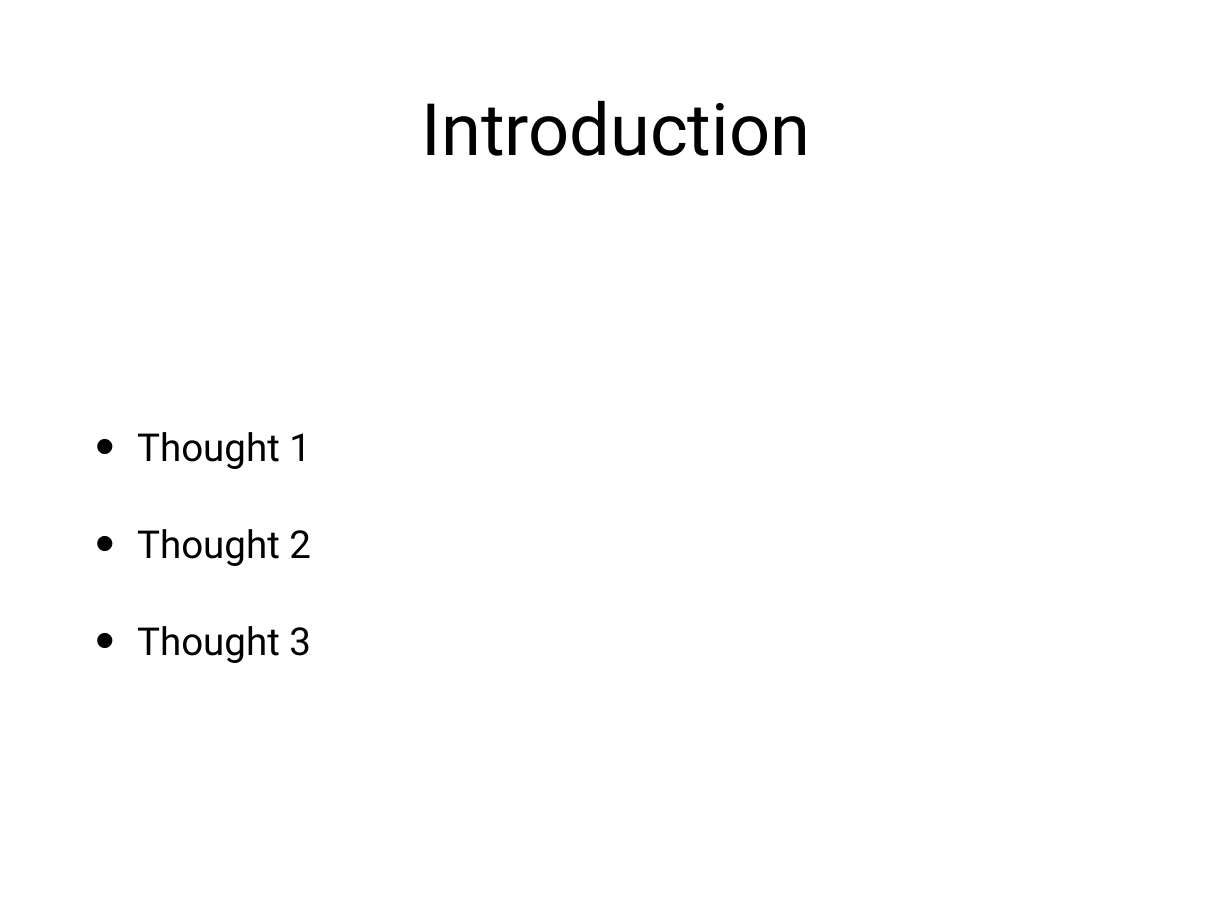
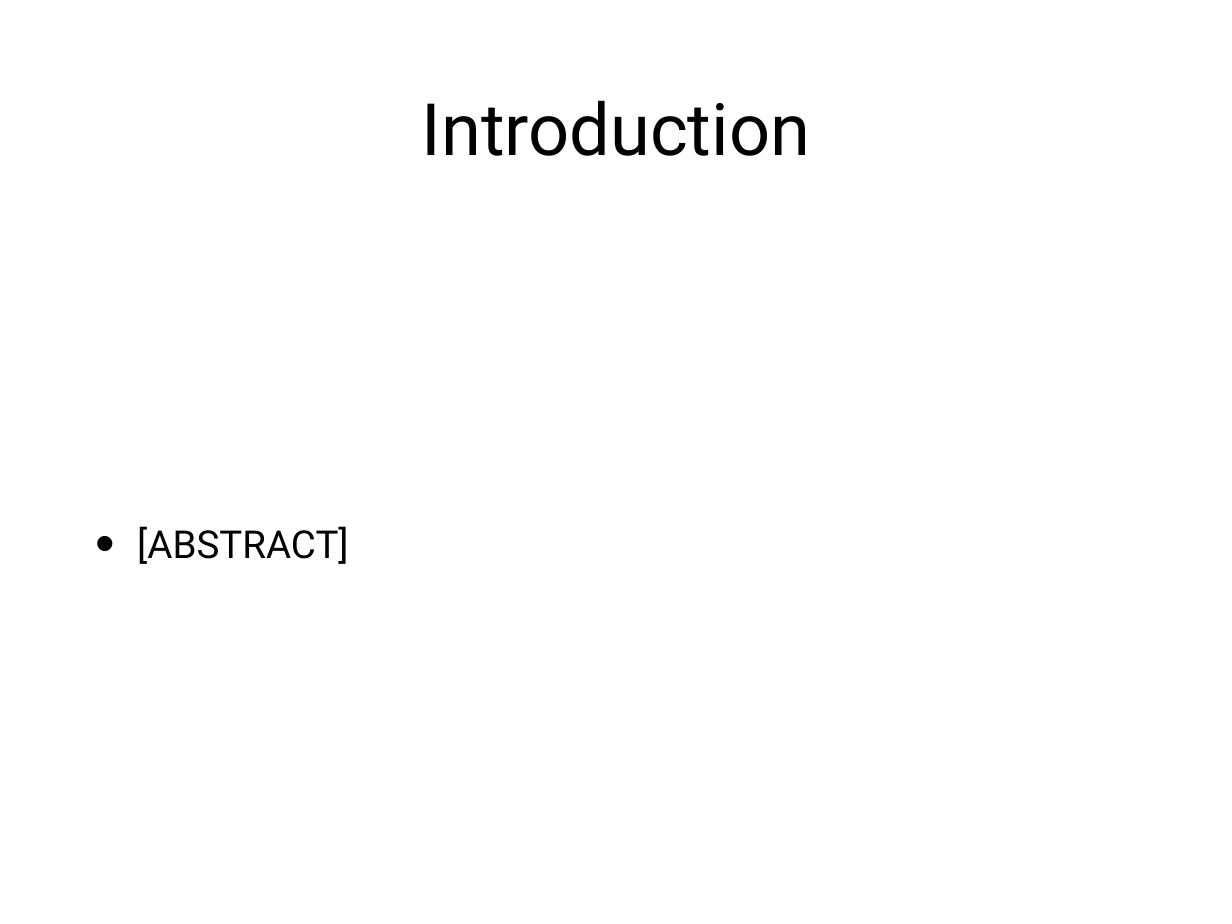
Before and after one commit to drake-smu/MainFrame_7349, a slide deck: slide 2 of reports/presentation.pptx. Drawn at 1232x924 pixels with LibreOffice and Linux fonts; fonts in the diff are those of the drawing. Boxes give left, top, right and bottom in pixels: in the first picture for what was removed or moved away, otherwise in the second. Text is boxed around its words. In the diff, an @@ line names an element or a change of style, - is before the commit and + after.

```diff
--- a/reports/presentation.pptx
+++ b/reports/presentation.pptx
@@ text at bbox=[137, 526, 349, 564]: text changed @@
-• Thought 1
-• Thought 2
-• Thought 3
+• [ABSTRACT]
```
Also in this commit, not shown: 2 other slides changed, 3 slides added, 3 slides removed.
